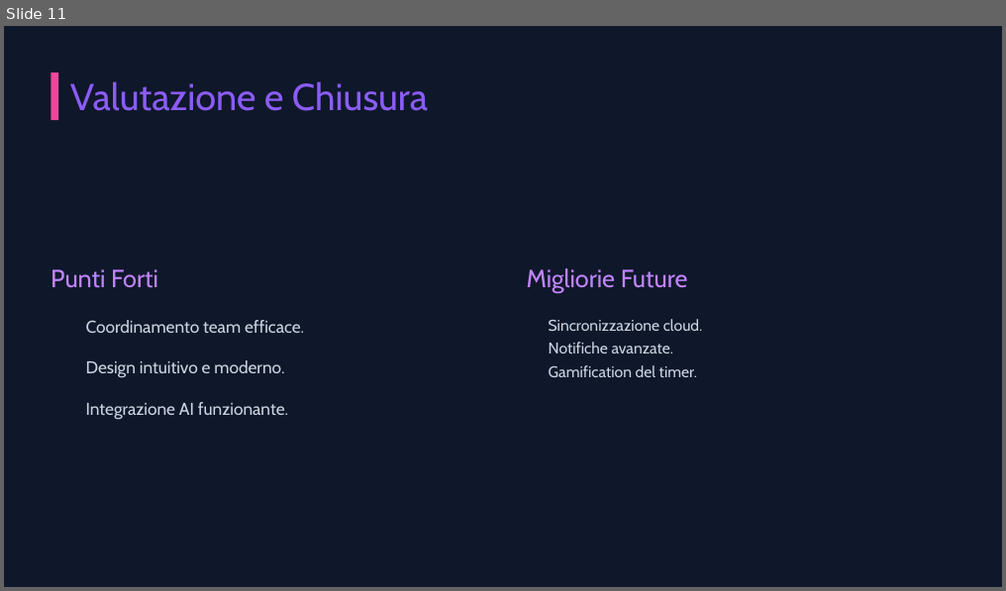
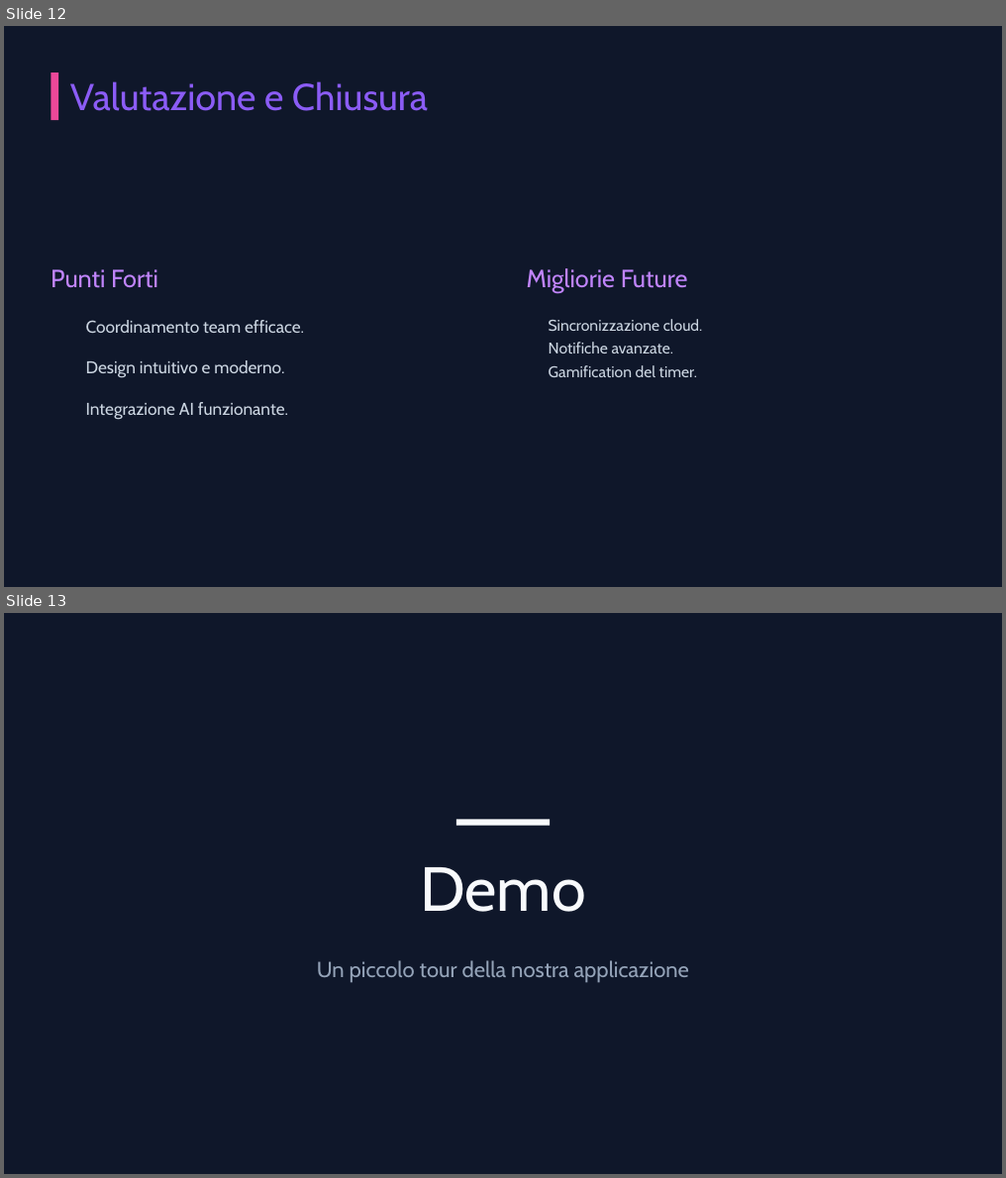
Before and after one commit to Julie0411/study_modulo_306, a slide deck: documentazione/Presentazione Progetto StudySpace.pptx. Shown one above the other, each under a label of ours: slide 11 before the commit, slides 12 and 13 after it. The pictures are 1006x591 and 1006x1178 pixels, drawn with LibreOffice and Linux fonts; fonts in the diff are those of the drawing; background and template pictures are left out. Boxes give left, top, right and bottom in pixels: in the first picture for what was removed or moved away, otherwise in the second. Text is boxed around its words. In the diff, an @@ line names an element or a change of style, - is before the commit and + after.

```diff
--- a/documentazione/Presentazione Progetto StudySpace.pptx
+++ b/documentazione/Presentazione Progetto StudySpace.pptx
@@ slide 13 added at bbox=[4, 613, 1002, 1174], background picture (left out) @@
@@ rectangle added at bbox=[456, 820, 549, 826], fill #F8FAFC @@
@@ text added at bbox=[420, 867, 586, 912], 60 pt, text #F8FAFC @@
+Demo
@@ text added at bbox=[317, 960, 689, 983], 21 pt, text #94A3B8 @@
+Un piccolo tour della nostra applicazione
@@ what was slide 11 is now slide 12 @@
```
Also in this commit, not shown: 3 slides changed, 2 other slides added, 2 slides removed.
